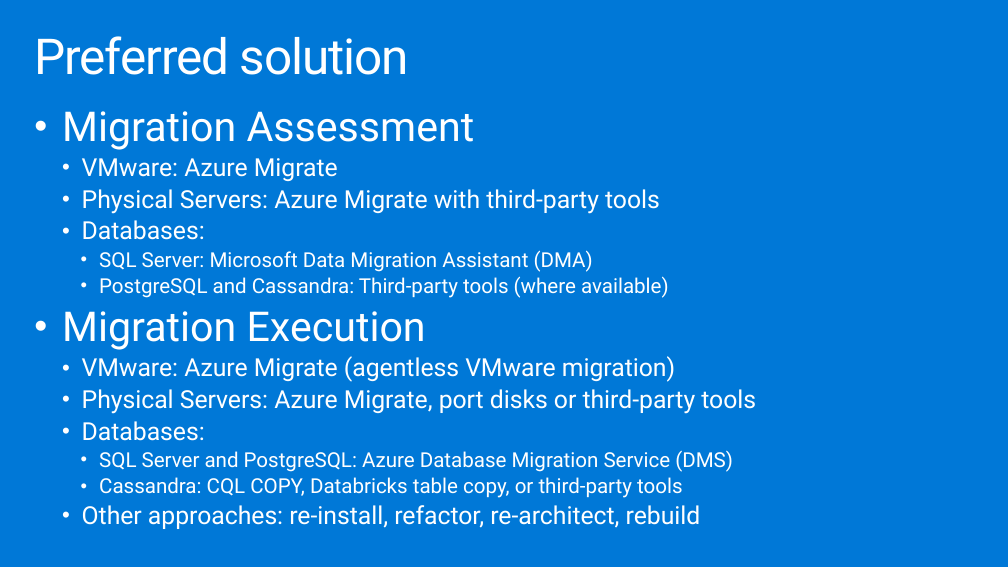
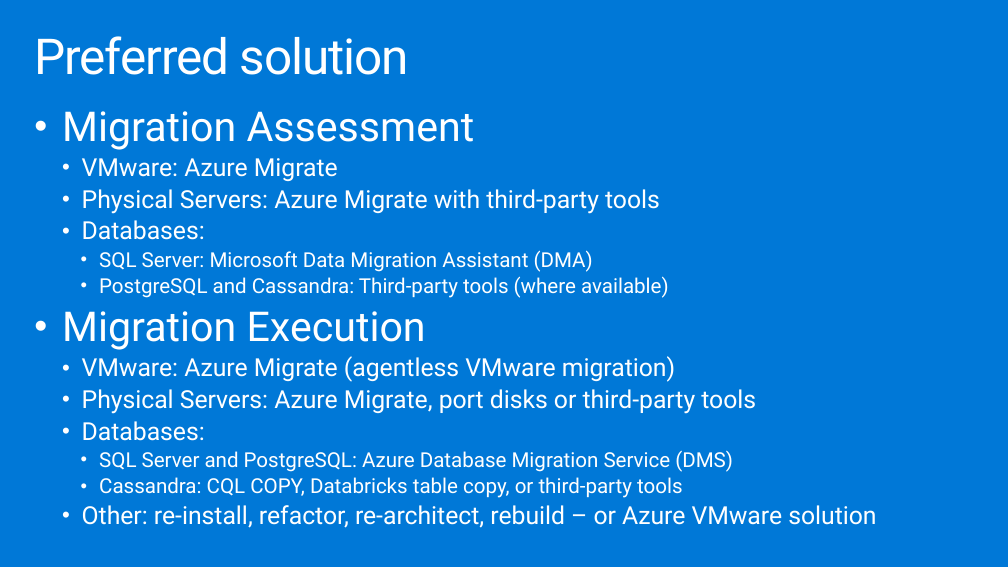
Before and after one commit to walezbee/AzureFunMigration, a slide deck: slide 18 of Whiteboard design session/WDS trainer presentation - Line-of-business application migration.pptx (slide 17 before the commit). Drawn at 1008x567 pixels with LibreOffice and Linux fonts; fonts in the diff are those of the drawing. Boxes give left, top, right and bottom in pixels: in the first picture for what was removed or moved away, otherwise in the second. Text is boxed around its words. In the diff, an @@ line names an element or a change of style, - is before the commit and + after.

```diff
--- a/Whiteboard design session/WDS trainer presentation - Line-of-business application migration.pptx
+++ b/Whiteboard design session/WDS trainer presentation - Line-of-business application migration.pptx
@@ text at [82, 505, 876, 528]: text changed @@
-  • Other approaches: re-install, refactor, re-architect, rebuild
+  • Other: re-install, refactor, re-architect, rebuild – or Azure VMware solution
```
Also in this commit, not shown: 3 other slides changed, 1 slide added, 2 other files.
